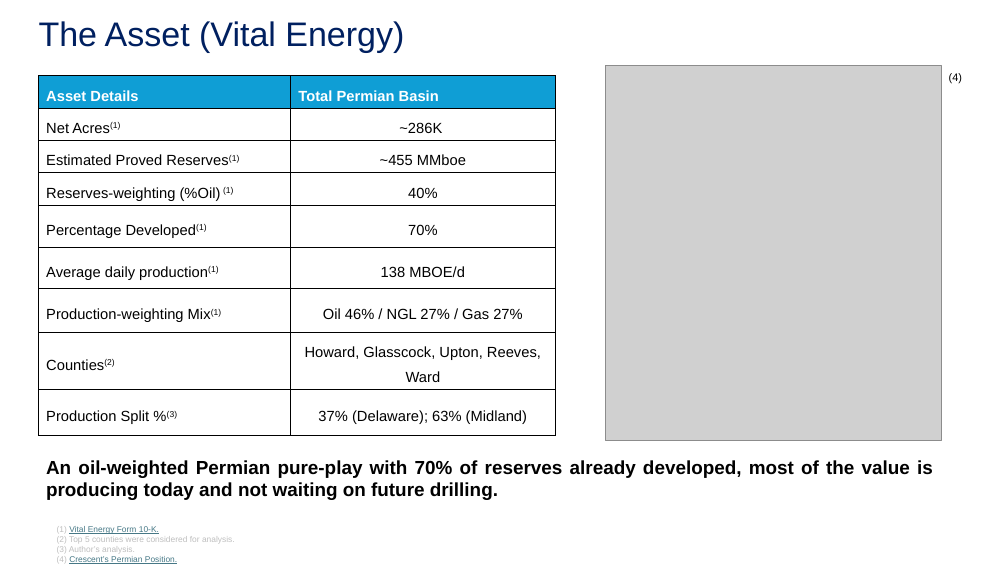
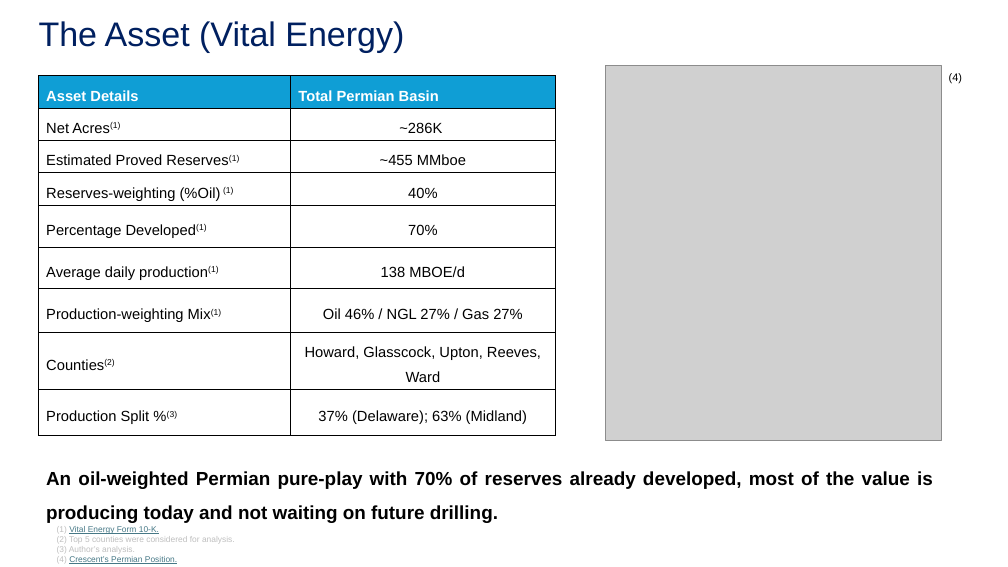
Before and after one commit to Vandan-03/Indpendent-Study, a slide deck: slide 2 of Presentation/Independent Asset Valuation Study.pptx. Drawn at 1008x567 pixels with LibreOffice and Linux fonts; fonts in the diff are those of the drawing; grey boxes stand for pictures. Boxes give left, top, right and bottom in pixels: in the first picture for what was removed or moved away, otherwise in the second. Text is boxed around its words. In the diff, an @@ line names an element or a change of style, - is before the commit and + after.

```diff
--- a/Presentation/Independent Asset Valuation Study.pptx
+++ b/Presentation/Independent Asset Valuation Study.pptx
@@ text "An oil-weighted Permian pure-play with ..." at [46,471,933,523]: line spacing 1 to 1.5 @@
```
Also in this commit, not shown: 4 other slides changed, 1 slide added, 8 other files.
